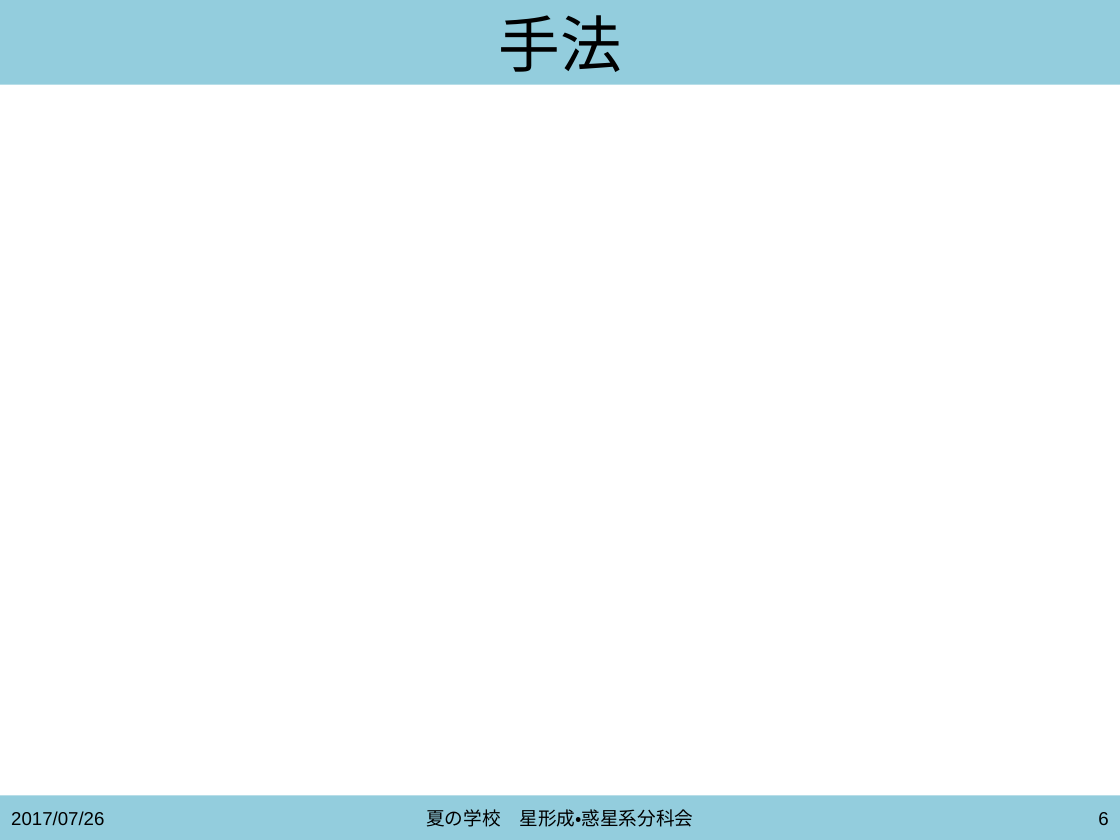
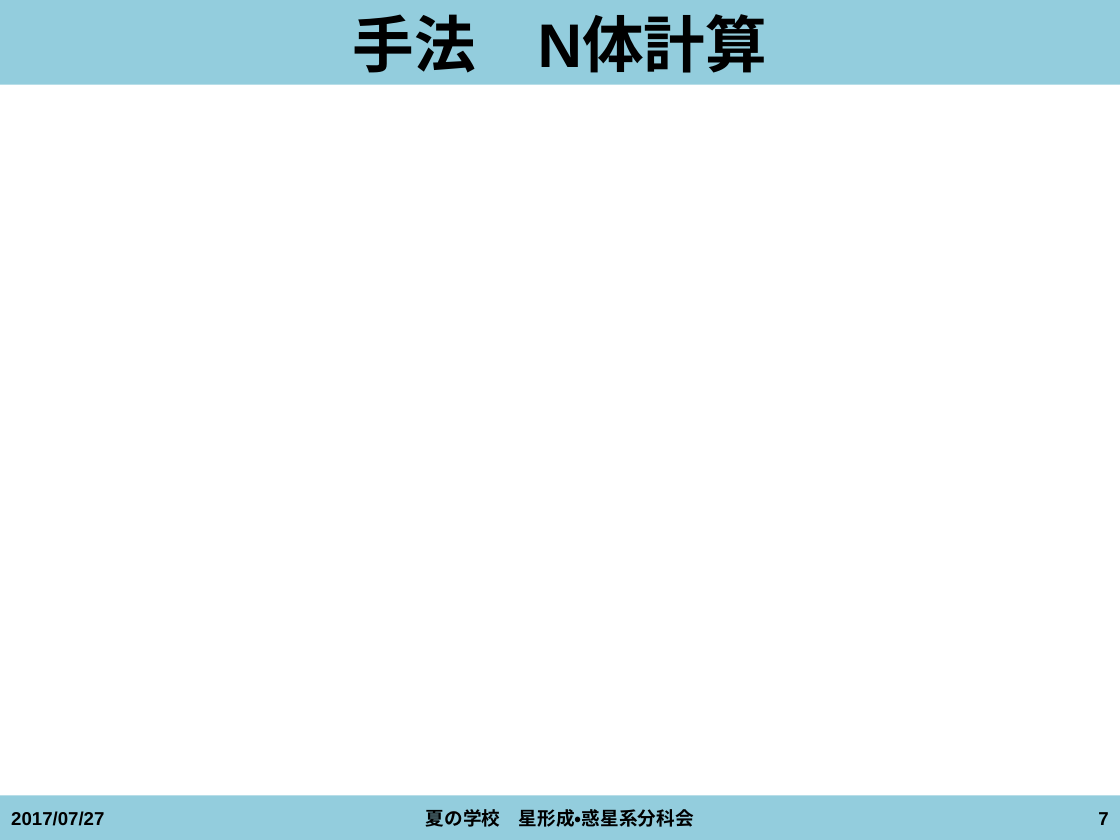
Before and after one commit to kazpc1215/Summer_School_2017, a slide deck: slide 7 of isoya20170727_ver1.pptx (slide 6 before the commit). Drawn at 1120x840 pixels with LibreOffice and Linux fonts; fonts in the diff are those of the drawing. Boxes give left, top, right and bottom in pixels: in the first picture for what was removed or moved away, otherwise in the second. Text is boxed around its words. In the diff, an @@ line names an element or a change of style, - is before the commit and + after.

```diff
--- a/isoya20170727_ver1.pptx
+++ b/isoya20170727_ver1.pptx
@@ title at <box>353,14,767,73</box>: text changed; bold on @@
-手法
+手法 N体計算
@@ text "夏の学校 星形成・惑星系分科会" at <box>426,809,694,827</box>: bold on @@
@@ text at <box>11,811,104,826</box>: text changed; bold on @@
-2017/07/26
+2017/07/27
@@ page number at <box>1098,812,1108,825</box>: text changed; bold on @@
-6
+7
```
Also in this commit, not shown: 11 other slides changed, 3 slides added, 5 other files.
